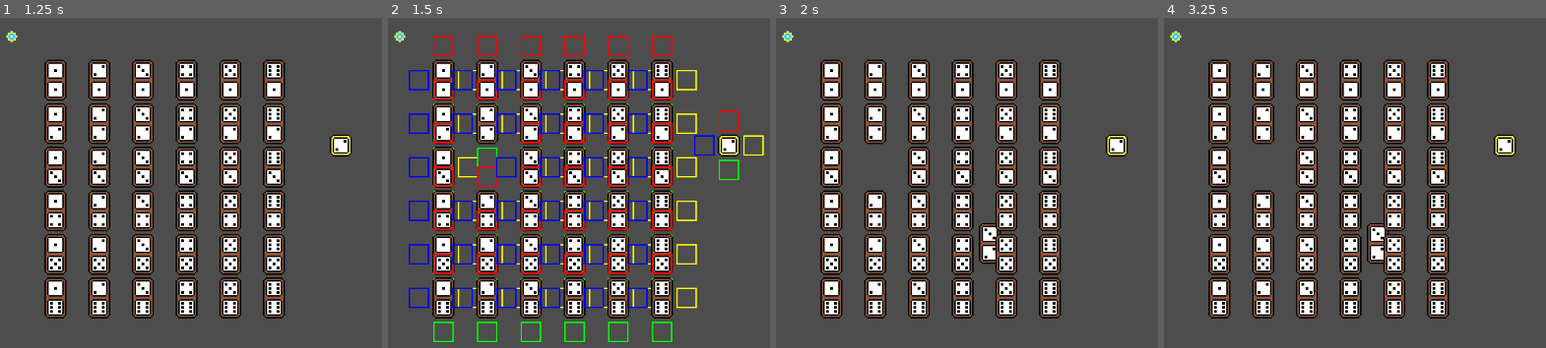
Above: before the commit, frames 1-4 (left to right).
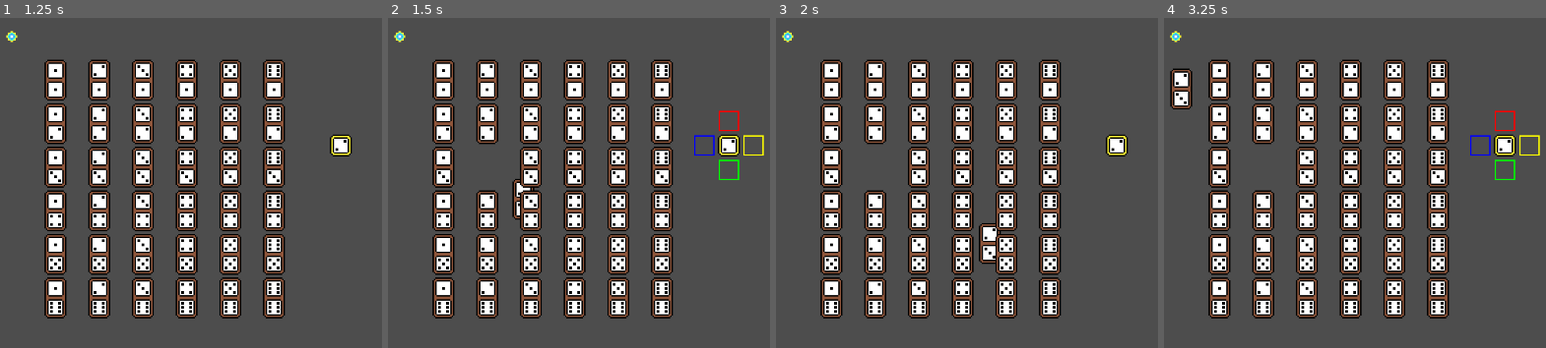
Above: after the commit, the same moments.

Repository: Ghoose1/GFPGame
Game: Godot game, scene res://scenes/scene.tscn
Same seed, same stepped clock (60 frames per second), same inputs: the game is played once before the commit and once after it.
Inputs (mouse positions are in pixels of both pictures, inside the frame that each line leads up to):
- Up to frame 1 (1.25 s): tap Enter at 0.5 s; move the mouse to (outside the picture) at 0.52 s; hold Space (Start Score) from 0.53 s (still down); click (outside the picture) at 0.67 s
- Up to frame 2 (1.5 s): release Space (Start Score) at 1.25 s; drag from (483, 176) to (601, 242) at 1.27 s
- Up to frame 3 (2 s): no input
- Up to frame 4 (3.25 s): move the mouse to (1496, 57) at 2.02 s; hold Space (Start Score) 2.03-2.75 s; click (1496, 57) at 2.17 s; drag from (1377, 242) to (1183, 87) at 2.77 s

Frame 1 is identical in both runs. In frame 2, 11% of the frame differs, in the area x 5-81%, y 5-99%; in frame 3, less than 0.1%; in frame 4, 1.6%.
Error in both runs: Invalid access to property or key 'position' on a base object of type 'Nil'. (res://scripts/score_thing.gd:66)

Commit message:
fixed dominos being connectable without being placed

Diff:
--- a/Dominos/basic.gd
+++ b/Dominos/basic.gd
@@ -79,6 +79,8 @@
 
 var connecting_face : int = 0
 func on_placed() -> void:
+	for point in connection_points:
+		point.enabled = true
 	connected_dominos.append(closest_domino)
 	# this works because the connection point order is ^v<>, and faces are ^ and v
 	connection_points[connecting_face].enabled = false
--- a/Dominos/domino.gd
+++ b/Dominos/domino.gd
@@ -60,6 +60,8 @@
 ## Place the domino on the board
 ## This needs to take care of calling connection logic for both this domino and the connecting domino
 func on_placed() -> void:
+	for point in connection_points:
+		point.enabled = true
 	connect_to(closest_domino, closest_point)
 	closest_domino.connect_to(self, closest_point)
 	placed = true
--- a/Dominos/starter.gd
+++ b/Dominos/starter.gd
@@ -13,6 +13,7 @@
 	connection_points = []
 	for i in range(4):
 		connection_points.append(ConnectionPoint.new(DirectionVecs[i] * 18, i, [face]))
+		connection_points.back().enabled = true
 
 const DirectionVecs : Array[Vector2] = [
 	Vector2.UP, Vector2.DOWN, Vector2.LEFT, Vector2.RIGHT
--- a/connection_point.gd
+++ b/connection_point.gd
@@ -11,7 +11,7 @@
 var direction : Direction
 ## Faces that this point connects from.
 var faces : Array[Domino.Face]
-var enabled : bool = true
+var enabled : bool = false
 
 enum Direction {
 	V_UP = 0,
